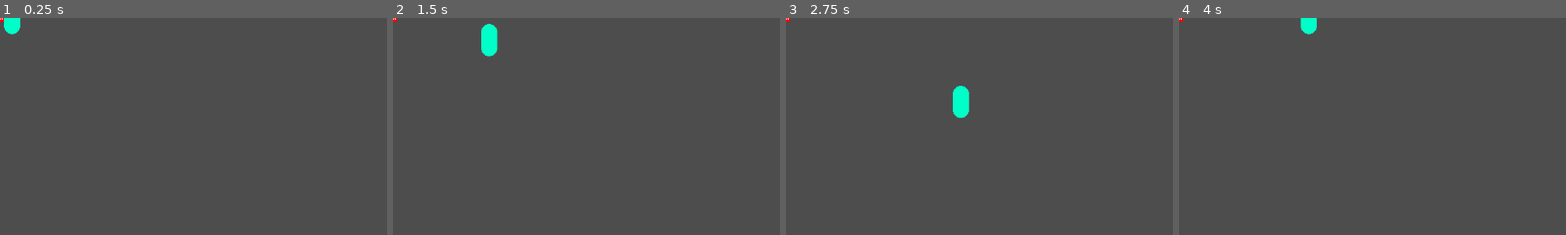
Above: before the commit, frames 1-4 (left to right).
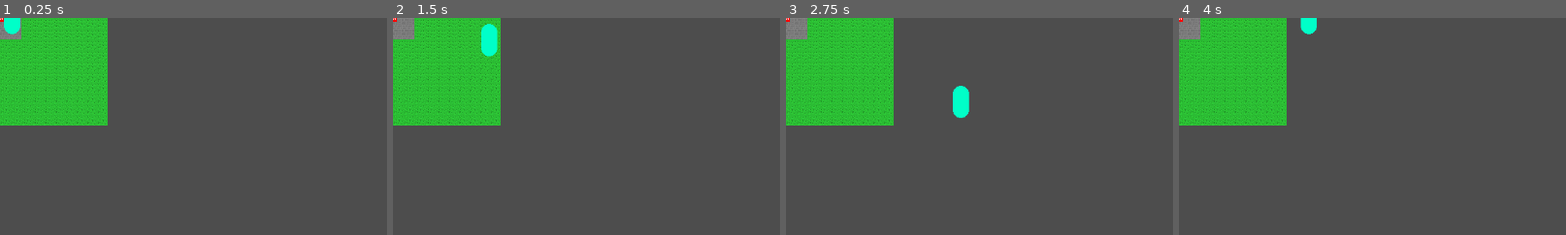
Above: after the commit, the same moments.

Repository: Birb-Games/the-legend-of-the-lawns
Game: Godot game, scene res://scenes/main.tscn
Same seed, same stepped clock (60 frames per second), same inputs: the game is played once before the commit and once after it.
Inputs:
- Up to frame 1 (0.25 s): no input
- Up to frame 2 (1.5 s): tap Enter at 0.5 s; hold D (move_right) 0.53-1.28 s; hold S (move_down) from 1.28 s (still down)
- Up to frame 3 (2.75 s): release S (move_down) at 2.03 s; hold D (move_right) from 2.03 s (still down)
- Up to frame 4 (4 s): release D (move_right) at 2.78 s; hold W (move_up) 2.78-3.53 s; hold A (move_left) from 3.53 s (still down)
The pictures show only the part of the screen within x 0-50%, y 0-50%; the shares and areas given below are measured in that part.

The runs differ from the first frame. In frame 1, 13% of the frame differs, in the area x 0-28%, y 0-50%; in frame 2, 13%; in frame 3, 14%; in frame 4, 14%.

Commit message:
Fixed issue with lawn

Diff:
--- a/scenes/main.tscn
+++ b/scenes/main.tscn
@@ -1,12 +1,13 @@
-[gd_scene load_steps=3 format=3 uid="uid://deycsrxnsbm3q"]
+[gd_scene load_steps=4 format=3 uid="uid://deycsrxnsbm3q"]
 
 [ext_resource type="PackedScene" uid="uid://dnyloygmtumiv" path="res://scenes/player.tscn" id="1_o5qli"]
-[ext_resource type="PackedScene" path="res://scenes/lawnmower.tscn" id="2_0wfyh"]
+[ext_resource type="PackedScene" path="res://scenes/lawn.tscn" id="1_sugp2"]
+[ext_resource type="PackedScene" uid="uid://bdof72f4g0m0p" path="res://scenes/lawnmower.tscn" id="2_0wfyh"]
 
 [node name="Main" type="Node2D"]
 
-[node name="Player" parent="." instance=ExtResource("1_o5qli")]
-
-[node name="Lawn" parent="." instance=ExtResource("2_0wfyh")]
+[node name="Lawn" parent="." instance=ExtResource("1_sugp2")]
 
 [node name="Lawnmower" parent="." instance=ExtResource("2_0wfyh")]
+
+[node name="Player" parent="." instance=ExtResource("1_o5qli")]
Not shown: 1 places in assets/tileset.tres that only renumber resources
Not shown: 1 places in scenes/lawn.tscn that only renumber resources
